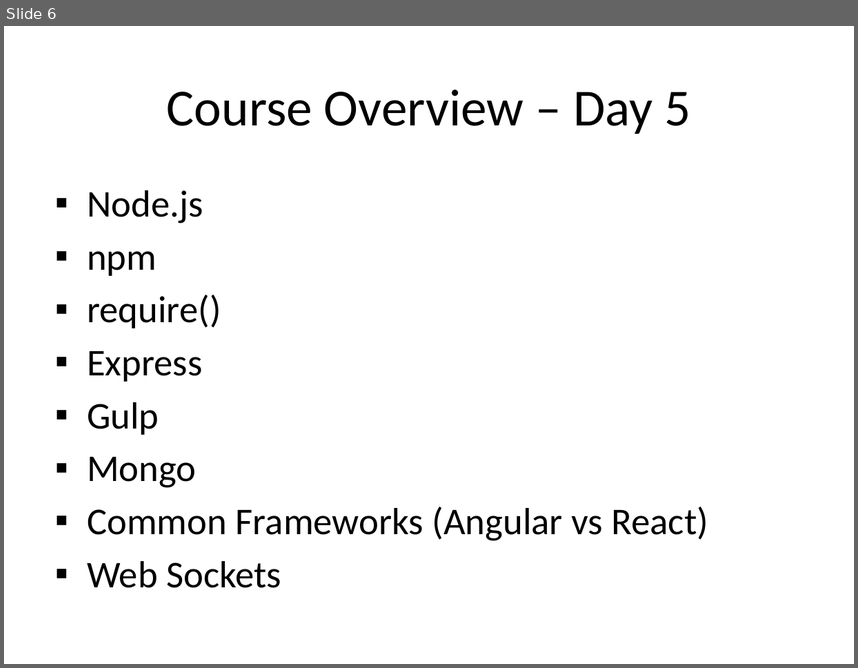
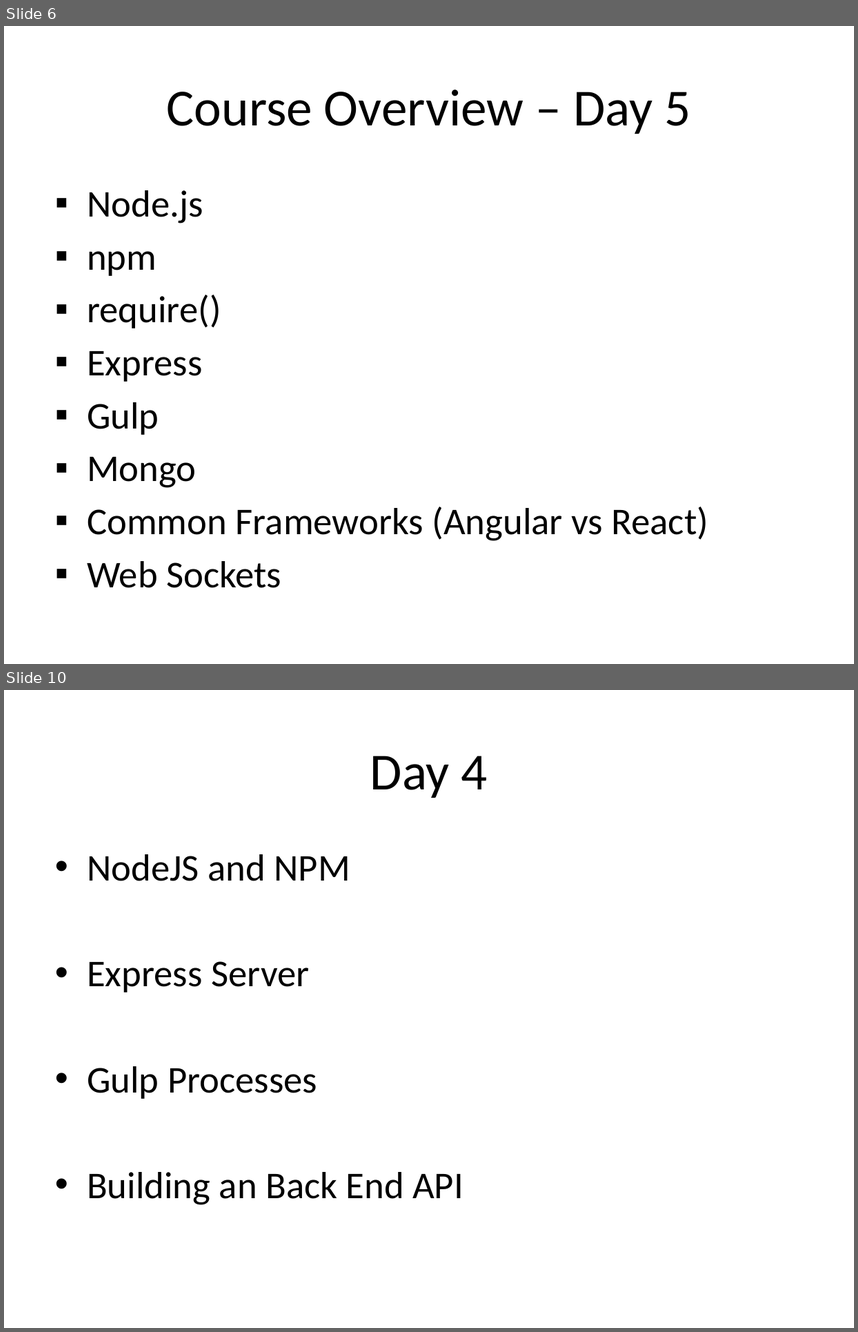
Before and after one commit to reachwill/coursecode, a slide deck: RoS/overview.pptx. Shown one above the other, each under a label of ours: slide 6 before the commit, slides 6 and 10 after it; the slides between them are not shown. The pictures are 858x668 and 858x1332 pixels, drawn with LibreOffice and Linux fonts; fonts in the diff are those of the drawing. Boxes give left, top, right and bottom in pixels: in the first picture for what was removed or moved away, otherwise in the second. Text is boxed around its words. In the diff, an @@ line names an element or a change of style, - is before the commit and + after.

```diff
--- a/RoS/overview.pptx
+++ b/RoS/overview.pptx
@@ slide 10 added at (x1=4, y1=690, x2=854, y2=1328), background #FFFFFF @@
@@ title added at (x1=370, y1=756, x2=488, y2=798), 44 pt, text #000000 @@
+Day 4
@@ text added at (x1=87, y1=854, x2=464, y2=1205), 32 pt, text #000000 @@
+• NodeJS and NPM
+• Express Server
+• Gulp Processes
+• Building an Back End API
```
Also in this commit, not shown: 4 other slides added, 2 other files.
